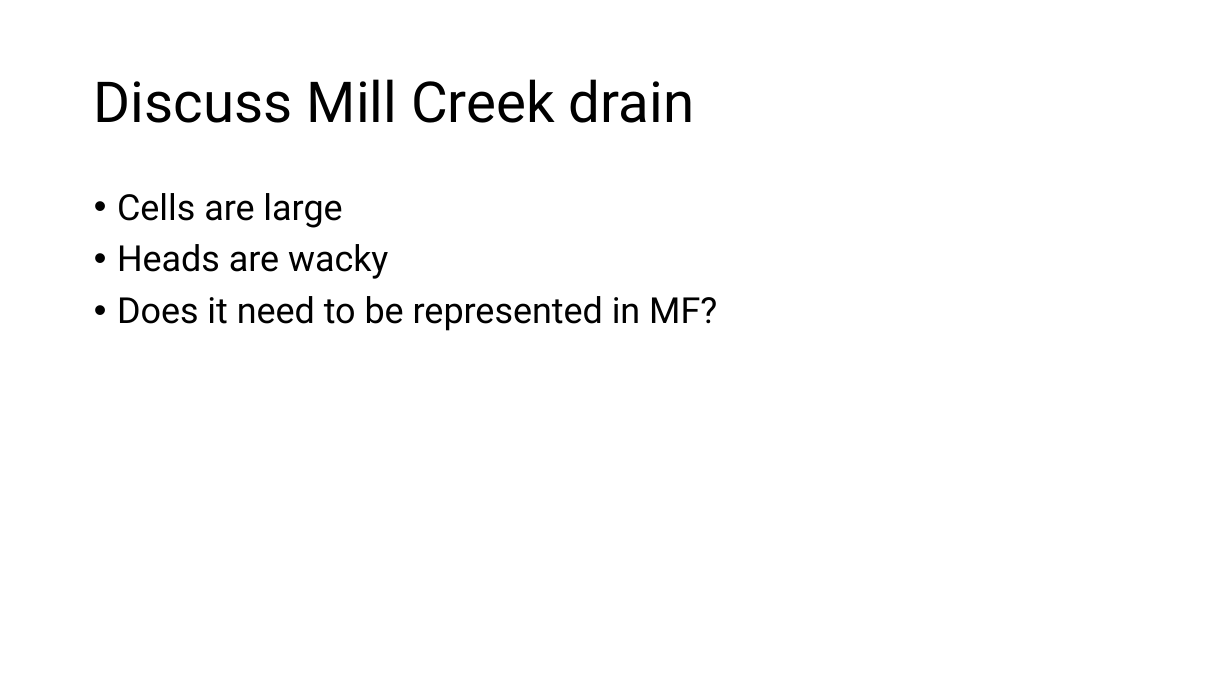
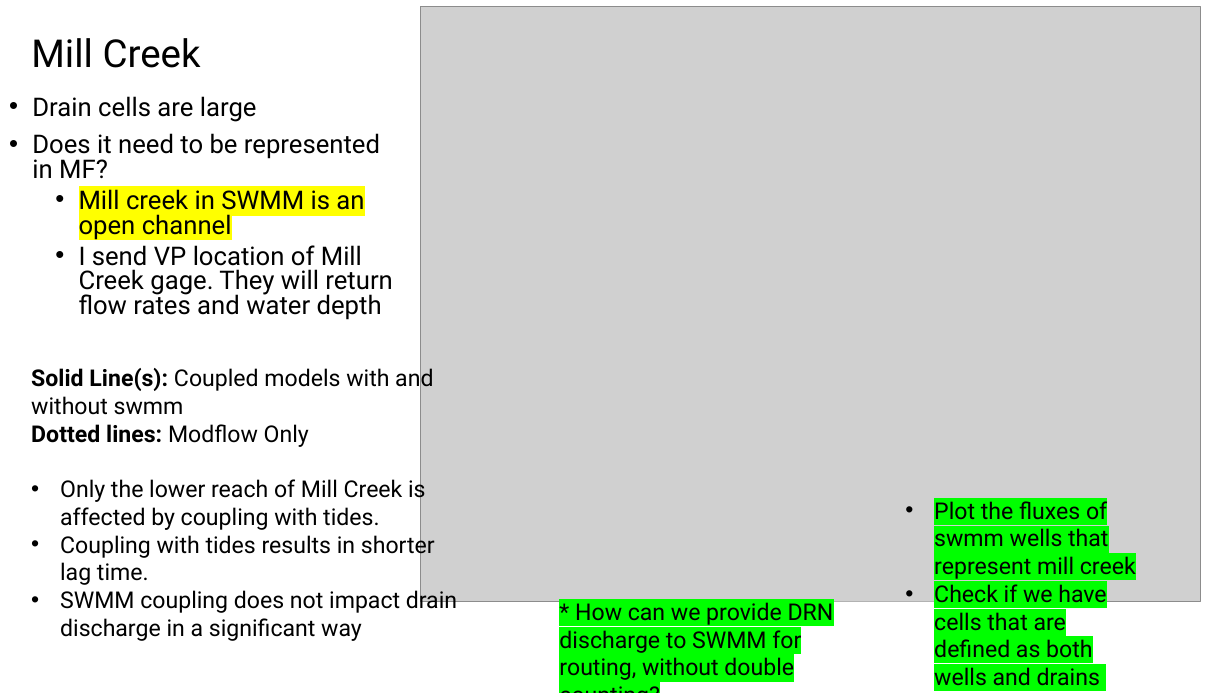
Before and after one commit to b-bayraktar/CF_PJ_modelarchive, a slide deck: slide 8 of notebooks-PJ/coupling.pptx (slide 5 before the commit). Drawn at 1232x693 pixels with LibreOffice and Linux fonts; fonts in the diff are those of the drawing; grey boxes stand for pictures. Boxes give left, top, right and bottom in pixels: in the first picture for what was removed or moved away, otherwise in the second. Text is boxed around its words. In the diff, an @@ line names an element or a change of style, - is before the commit and + after.

```diff
--- a/notebooks-PJ/coupling.pptx
+++ b/notebooks-PJ/coupling.pptx
@@ picture added at box(421, 7, 1202, 602) @@
@@ title at box(31, 38, 201, 68): text changed; size 44 to 30 pt @@
-Discuss Mill Creek drain
+Mill Creek
@@ text "Drain cells are large": place and size @@
-text "Drain cells are large" at box(117, 193, 717, 331)
+text "Drain cells are large" at box(32, 96, 393, 320)
@@ text at box(32, 96, 257, 122): text changed; size 28 to 20 pt @@
-• Cells are large
-• Heads are wacky
+• Drain cells are large
@@ text at box(32, 133, 380, 178): size 28 to 20 pt in "Does it need to be represented in ..."; line spacing 0.9 to 0.8 @@
@@ text at box(79, 189, 393, 320): paragraphs added @@
+  • Mill creek in SWMM is an open channel
+  • I send VP location of Mill Creek gage. They will return flow rates and water depth
@@ text added at box(31, 366, 457, 641), 18 pt, text #000000 @@
+Solid Line(s): Coupled models with and without swmm
+Dotted lines: Modflow Only
+• Only the lower reach of Mill Creek is affected by coupling with tides.
+• Coupling with tides results in shorter lag time.
+• SWMM coupling does not impact drain discharge in a significant way
@@ text added at box(934, 501, 1136, 686), 18 pt, text #000000 @@
+• Plot the fluxes of swmm wells that represent mill creek
+• Check if we have cells that are defined as both wells and drains
@@ text added at box(559, 602, 834, 680), 18 pt, text #000000 @@
+* How can we provide DRN discharge to SWMM for routing, without double counting?
```
Also in this commit, not shown: 1 other slide changed, 8 slides added, 2 slides removed, 25 other files.
